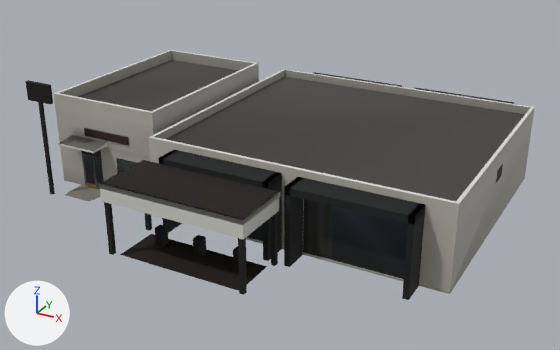
The glTF model assets/coronado_kit/buildings/services/svc_carwash/warehouse_svc_carwash_mid.glb: old version first, new version second.
Before and after are seen from a camera (50 mm lens) standing at (21.5, -40.6, 20.6) and looking at (0.6, -2.5, 1.6). Every picture has the same lights, and +X, +Y and +Z are marked at lower left. The older version comes first. Vertices at exactly the same position are counted once.

In view in the first picture: 'warehouse_svc_carwash_mid'.
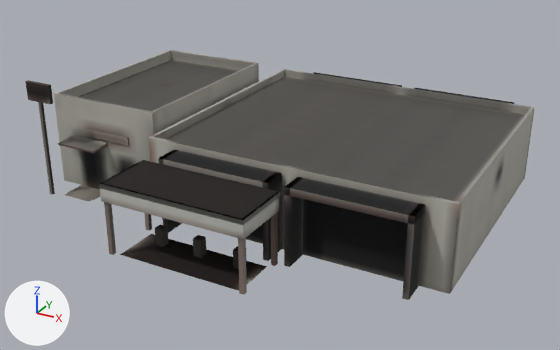
Changed parts and their boxes [x1, y1, x2, y2] in the pictures (560 x 350 px):
```json
{"object": "warehouse_svc_carwash_mid", "change": "surface changed, recoloured", "before": [25, 50, 534, 300], "after": [25, 50, 534, 300]}
{"part": 1, "of": "me_warehouse_svc_carwash_mid", "change": "surface changed", "before": [25, 50, 534, 300], "after": [25, 50, 534, 300]}
{"part": 2, "of": "me_warehouse_svc_carwash_mid", "change": "recoloured", "before": [26, 60, 525, 300], "after": [26, 60, 525, 300]}
{"part": 3, "of": "me_warehouse_svc_carwash_mid", "change": "recoloured", "before": [54, 63, 534, 291], "after": [54, 63, 534, 291]}
{"part": 4, "of": "me_warehouse_svc_carwash_mid", "change": "recoloured", "before": [59, 51, 531, 294], "after": [59, 51, 531, 294]}
{"part": 5, "of": "me_warehouse_svc_carwash_mid", "change": "recoloured", "before": [25, 81, 425, 299], "after": [25, 81, 425, 299]}
```

Edits to the scene script, one JSON object a line:
```json
{"op": "add", "block": "img_bld_lod_color_png", "code": ["img_bld_lod_color_png = load_image('bld_lod_color.png', '../../../textures/bld_lod_color.png', 2048, 2048, 'sRGB')"]}
{"block": "mat_bld_mid", "where": "n4 = _N.new('ShaderNodeTexImage'); n4.name = 'Image Texture'"}
{"op": "set", "path": "n4.image", "old": "img_city_color_png", "new": "img_bld_lod_color_png"}
{"op": "add", "block": "mat_bld_mid", "code": "n4.extension = 'EXTEND'"}
{"block": "me_warehouse_svc_carwash_mid", "where": "me_warehouse_svc_carwash_mid.from_pydata(...)  # 378 vertices, 572 faces; spans x -13.2..13.1, y -13.2..9.5, z 0.0..7.2"}
{"block": "me_warehouse_svc_carwash_mid", "where": "# used by ob_warehouse_svc_carwash_mid; location = (0.0, 0.0, 0.0)"}
{"block": "me_warehouse_svc_carwash_mid", "change": "me_warehouse_svc_carwash_mid part 1: texture (UV) coordinates of 572 of 572 faces, centred in x -13.2..13.1, y -13.2..9.5, z 0.0..7.2, changed; they spanned u 0.0..1.0, v 0.02..0.62 and now span u 0.0..0.99, v 0.03..0.8"}
{"block": "me_warehouse_svc_carwash_mid", "change": "me_warehouse_svc_carwash_mid part 2: 160 faces centred in x -12.6..11.5, y -13.1..9.5, z 0.0..7.2 are repainted in the vertex colours; the middle colour goes from grey #7a7a7c to white #ffffff"}
{"block": "me_warehouse_svc_carwash_mid", "change": "me_warehouse_svc_carwash_mid part 3: 188 faces centred in x -13.1..13.1, y -13.2..8.0, z 0.0..5.7 are repainted in the vertex colours; the middle colour goes from white #eaeae7 to white #ffffff"}
{"block": "me_warehouse_svc_carwash_mid", "change": "me_warehouse_svc_carwash_mid part 4: 121 faces centred in x -13.1..13.1, y -9.7..8.0, z 0.1..5.7 are repainted in the vertex colours; the middle colour goes from light grey #d2d2d0 to white #ffffff"}
{"block": "me_warehouse_svc_carwash_mid", "change": "me_warehouse_svc_carwash_mid part 5: 84 faces centred in x -13.2..11.5, y -10.9..9.0, z 0.3..6.8 are repainted in the vertex colours; the middle colour goes from dark grey #5b5b59 to white #ffffff"}
```
